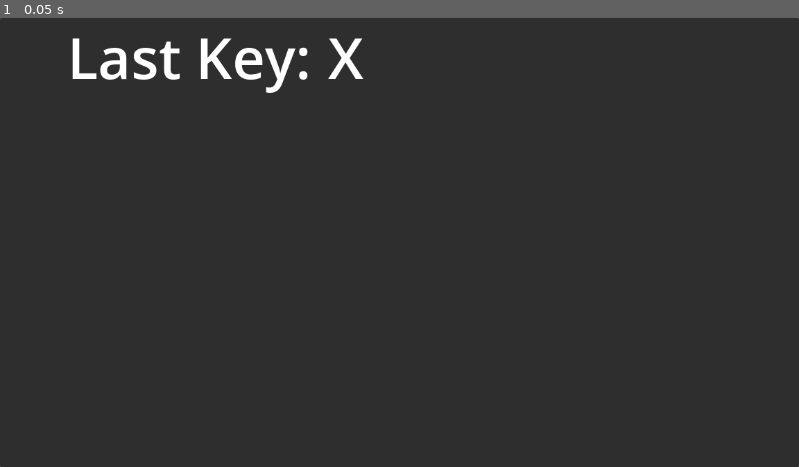
Above: before the commit, frame 1.
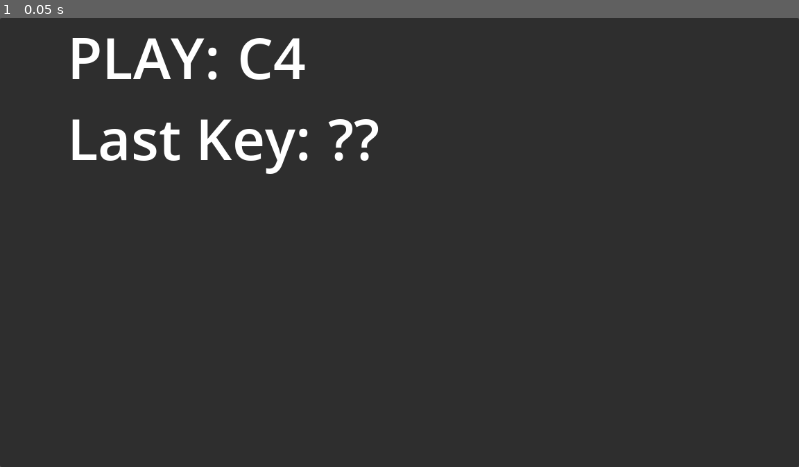
Above: after the commit, the same moment.

Repository: Brettehwarrior/midi-challenge
Game: Godot game, scene res://scenes/main_test.tscn
Same seed, same stepped clock (60 frames per second), same inputs: the game is played once before the commit and once after it.
Inputs:
- Up to frame 1 (0.05 s): no input

The runs differ from the first frame. In frame 1, 2.9% of the frame differs, in the area x 9-48%, y 4-35%.

Commit message:
Add NOTE CHALLENGE

Diff:
--- a/resources/notes.csv
+++ b/resources/notes.csv
@@ -58,7 +58,7 @@
 72,37,52,C5,c’’’,523.25
 71,36,51,B4,h’’,493.88
 70,35,50,A#4/Bb4,ais’/b’’,466.16
-69,34,49,A4 concert pitch,a’ Kammerton,440
+69,34,49,A4,a’,440
 68,33,48,G#4/Ab4,gis’/as’’,415.3
 67,32,47,G4,g’’,392
 66,31,46,F#4/Gb4,fis’/ges’’,369.99
@@ -67,7 +67,7 @@
 63,28,43,D#4/Eb4,dis’/es’’,311.13
 62,27,42,D4,d’’,293.66
 61,26,41,C#4/Db4,cis’/des’’,277.18
-60,25,40,C4 (middle C),c’ (Schloss-C),261.63
+60,25,40,C4,c’,261.63
 59,24,39,B3,h,246.94
 58,23,38,A#3/Bb3,ais/b,233.08
 57,22,37,A3,a,220
--- a/scenes/main_test.tscn
+++ b/scenes/main_test.tscn
@@ -1,6 +1,7 @@
-[gd_scene load_steps=2 format=3 uid="uid://hx8cavv52tip"]
+[gd_scene load_steps=3 format=3 uid="uid://hx8cavv52tip"]
 
 [ext_resource type="Script" uid="uid://bfuht3l0fdt3m" path="res://scenes/main_test.gd" id="1_pmgw1"]
+[ext_resource type="Script" uid="uid://cbre6m7wr8p6h" path="res://scenes/note_prompt.gd" id="2_0s8vl"]
 
 [node name="Control" type="Control" node_paths=PackedStringArray("_note_history_container", "_last_played_note_label")]
 layout_mode = 3
@@ -11,7 +12,7 @@
 grow_vertical = 2
 script = ExtResource("1_pmgw1")
 _note_history_container = NodePath("PanelContainer/HBoxContainer/ScrollContainer/NoteHistoryContainer")
-_last_played_note_label = NodePath("PanelContainer/HBoxContainer/VBoxContainer/HBoxContainer/Label2")
+_last_played_note_label = NodePath("PanelContainer/HBoxContainer/VBoxContainer/HBoxContainer/LastPlayedNoteLabel")
 
 [node name="PanelContainer" type="PanelContainer" parent="."]
 layout_mode = 1
@@ -34,6 +35,21 @@
 [node name="VBoxContainer" type="VBoxContainer" parent="PanelContainer/HBoxContainer"]
 layout_mode = 2
 
+[node name="NotePrompt" type="HBoxContainer" parent="PanelContainer/HBoxContainer/VBoxContainer" node_paths=PackedStringArray("note_prompt_label")]
+layout_mode = 2
+script = ExtResource("2_0s8vl")
+note_prompt_label = NodePath("NotePromptLabel")
+
+[node name="Label3" type="Label" parent="PanelContainer/HBoxContainer/VBoxContainer/NotePrompt"]
+layout_mode = 2
+theme_override_font_sizes/font_size = 82
+text = "PLAY: "
+
+[node name="NotePromptLabel" type="Label" parent="PanelContainer/HBoxContainer/VBoxContainer/NotePrompt"]
+layout_mode = 2
+theme_override_font_sizes/font_size = 82
+text = "??"
+
 [node name="HBoxContainer" type="HBoxContainer" parent="PanelContainer/HBoxContainer/VBoxContainer"]
 layout_mode = 2
 
@@ -42,7 +58,7 @@
 theme_override_font_sizes/font_size = 82
 text = "Last Key: "
 
-[node name="Label2" type="Label" parent="PanelContainer/HBoxContainer/VBoxContainer/HBoxContainer"]
+[node name="LastPlayedNoteLabel" type="Label" parent="PanelContainer/HBoxContainer/VBoxContainer/HBoxContainer"]
 layout_mode = 2
 theme_override_font_sizes/font_size = 82
-text = "X"
+text = "??"
--- /dev/null
+++ b/scenes/note_prompt.gd
@@ -0,0 +1,21 @@
+extends HBoxContainer
+
+@export var note_prompt_label : Label
+
+var _current_note
+
+
+func _ready() -> void:
+	_pick_random_note()
+	MidiManager.note_pressed.connect(_on_note_pressed)
+
+
+func _pick_random_note() -> void:
+	var note = MidiManager.get_random_note()
+	note_prompt_label.text = note['note_names_en']
+	_current_note = note
+
+
+func _on_note_pressed(input_event : InputEventMIDI) -> void:
+	if input_event.pitch == _current_note['midi_note_number']:
+		_pick_random_note()
--- a/scenes/singleton/midi_manager/midi_manager.gd
+++ b/scenes/singleton/midi_manager/midi_manager.gd
@@ -13,6 +13,7 @@
 	OS.open_midi_inputs()
 	print(OS.get_connected_midi_inputs())
 	_notes = _read_csv(_notes_csv)
+
 
 func _input(input_event):
 	if input_event is InputEventMIDI:
@@ -34,6 +35,14 @@
 	return "??"
 
 
+func get_random_note():
+	var pitch = randi_range(_min_pitch, _max_pitch)
+	for note in _notes:
+		if note["midi_note_number"] == pitch:
+			return note
+	return null
+
+
 func _read_csv(file_path: String) -> Array:
 	var file = FileAccess.open(file_path, FileAccess.READ)
 	var data = []
@@ -45,9 +54,9 @@
 		while not file.eof_reached():
 			var line = file.get_line().strip_edges()
 			if line != "":
-				var values = line.split(",")  # Split by comma
+				var values = line.split(",")
 				if first_line:
-					header = values  # Store header for keys
+					header = values
 					first_line = false
 				else:
 					var row = {}
Not shown, added: scenes/note_prompt.gd.uid
